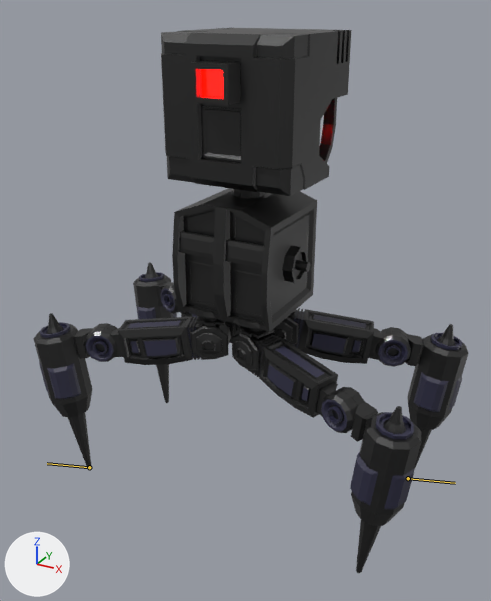
The Blender file Assets/_Models/Blend Files/Enemy/quadLegRobotNoArms.blend: old version first, new version second.
The view is the same before and after, from a camera (50 mm lens) standing at (1.18, -2.23, 0.34) and looking at (0.05, -0.18, -0.68). Lighting does not change. The marker at lower left points along +X, +Y and +Z. The bones that change are drawn over the model as lines.

The first picture shows 'Body Connector', 'Head', 'Leg1.001', 'Leg1.003', 'Leg1.004', 'Leg2.001', 'Leg2.002', 'Leg2.003', 'Leg2.004', 'Right Back Leg Connector.001', 'Right Back Leg Connector.003', 'Right Back Leg Connector.004'.
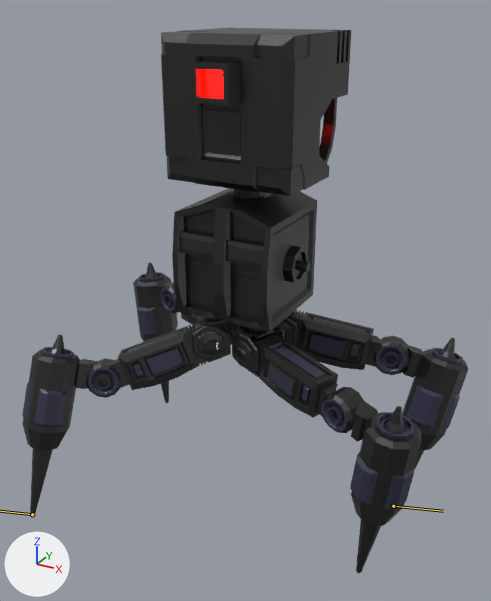
The newer file adds an action. The first version stands in its rest pose; the second is drawn at frame 10 of the action 'Start Walk'.

Where the change shows, as pixel boxes [x1, y1, x2, y2] in the pictures (491 x 601 px):
```json
{"object": "Leg2.001", "change": "posed", "before": [34, 313, 118, 469], "after": [22, 334, 115, 515], "on screen": "11% wider, 16% taller"}
{"object": "Leg1.001", "change": "posed", "before": [84, 316, 231, 365], "after": [86, 323, 231, 398], "on screen": "52% taller"}
{"object": "Leg2.004", "change": "posed", "before": [381, 324, 469, 470], "after": [381, 335, 468, 470]}
{"object": "Leg1.004", "change": "posed", "before": [288, 308, 411, 367], "after": [288, 310, 410, 375], "on screen": "10% taller"}
{"object": "Right Back Leg Connector.001", "change": "posed", "before": [191, 316, 233, 359], "after": [192, 316, 233, 359]}
{"object": "Right Back Leg Connector.004", "change": "posed", "before": [274, 310, 298, 345], "after": [274, 311, 298, 345]}
{"bone": "Calf Joint BL IK", "before": "(408, 478) to (455, 483)", "after": "(393, 506) to (443, 511)"}
```

Scene script edits in JSON lines:
```json
{"block": "bone_calf_joint_fr_ik", "where": "bone_calf_joint_fr_ik = bpy.data.objects['Rig'].pose.bones['Calf Joint FR IK']"}
{"op": "set", "path": "bone_calf_joint_fr_ik.location", "old": "(0.0, 0.0, 0.0)", "new": "(-0.327, 0.119, -0.002)"}
{"block": "bone_calf_joint_bl_ik", "where": "bone_calf_joint_bl_ik = bpy.data.objects['Rig'].pose.bones['Calf Joint BL IK']"}
{"op": "set", "path": "bone_calf_joint_bl_ik.location", "old": "(0.0, 0.0, 0.0)", "new": "(0.191, -0.07, -0.001)"}
```
